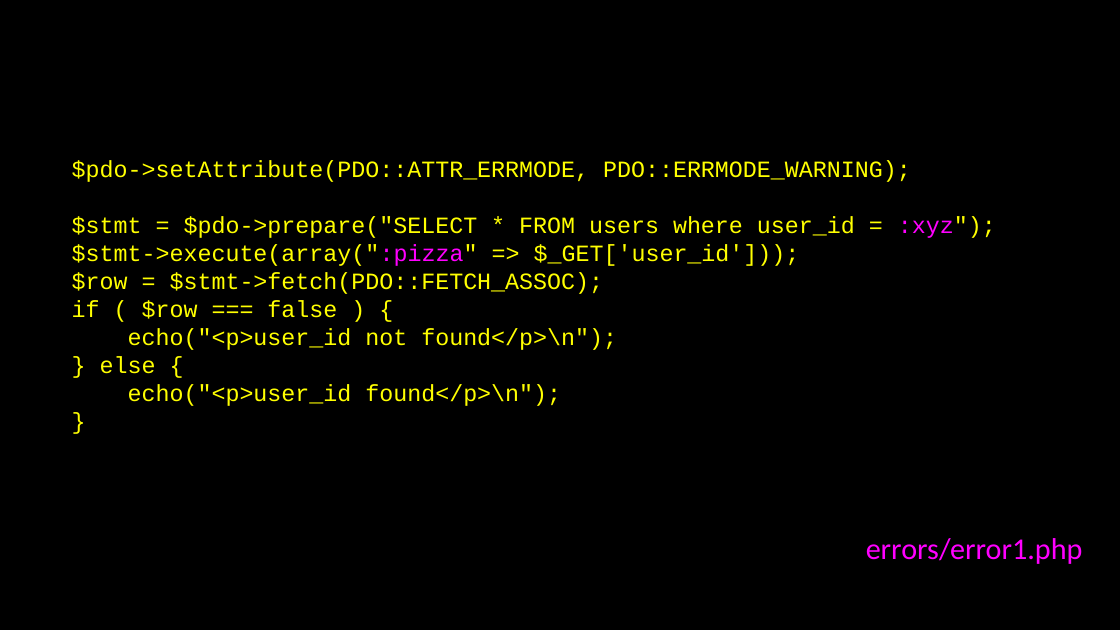
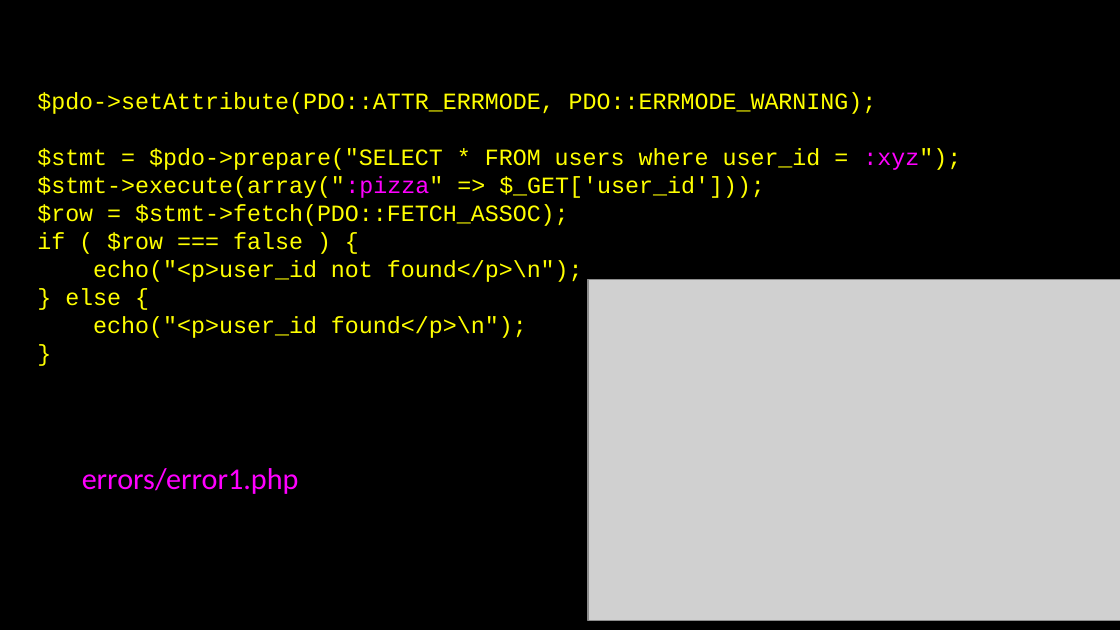
Before and after one commit to csev/wa4e, a slide deck: slide 40 of lectures/PHP-06-MySQL-PDO.ppt. Drawn at 1120x630 pixels with LibreOffice and Linux fonts; fonts in the diff are those of the drawing; grey boxes stand for pictures. Boxes give left, top, right and bottom in pixels: in the first picture for what was removed or moved away, otherwise in the second. Text is boxed around its words. In the diff, an @@ line names an element or a change of style, - is before the commit and + after.

```diff
--- a/lectures/PHP-06-MySQL-PDO.ppt
+++ b/lectures/PHP-06-MySQL-PDO.ppt
@@ text "$pdo->setAttribute(PDO::ATTR_ERRMODE, PDO::ERRMODE_WARNING);": place and size @@
-text "$pdo->setAttribute(PDO::ATTR_ERRMODE, PDO::ERRMODE_WARNING);" at box(72, 160, 996, 406)
+text "$pdo->setAttribute(PDO::ATTR_ERRMODE, PDO::ERRMODE_WARNING);" at box(37, 92, 961, 338)
@@ picture added at box(588, 279, 1120, 620) @@
@@ text "errors/error1.php": place and size @@
-text "errors/error1.php" at box(866, 538, 1083, 564)
+text "errors/error1.php" at box(82, 468, 299, 494)
```
Also in this commit, not shown: 17 other slides changed, 1 slide added, 2 slides removed, 2 other files.
